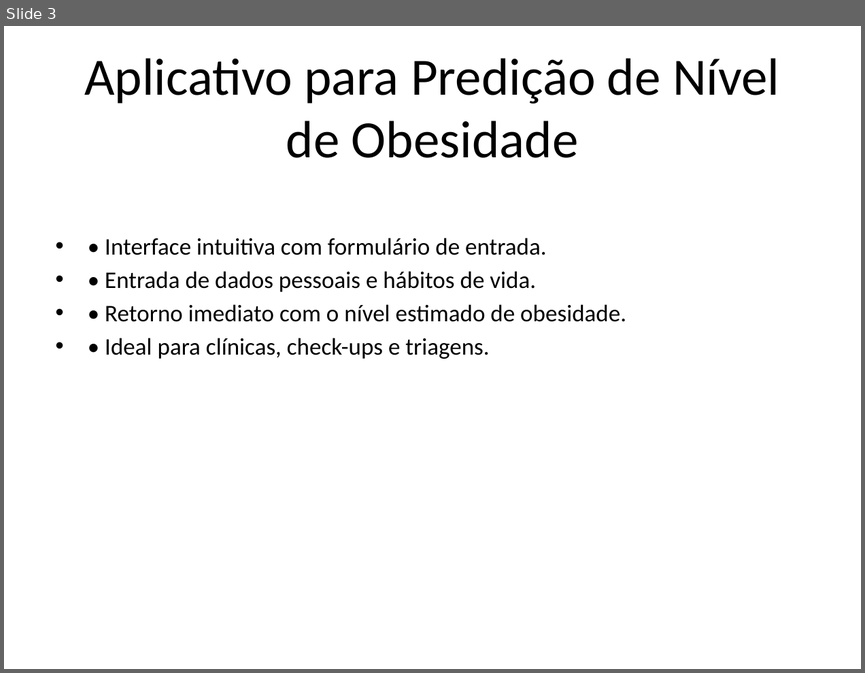
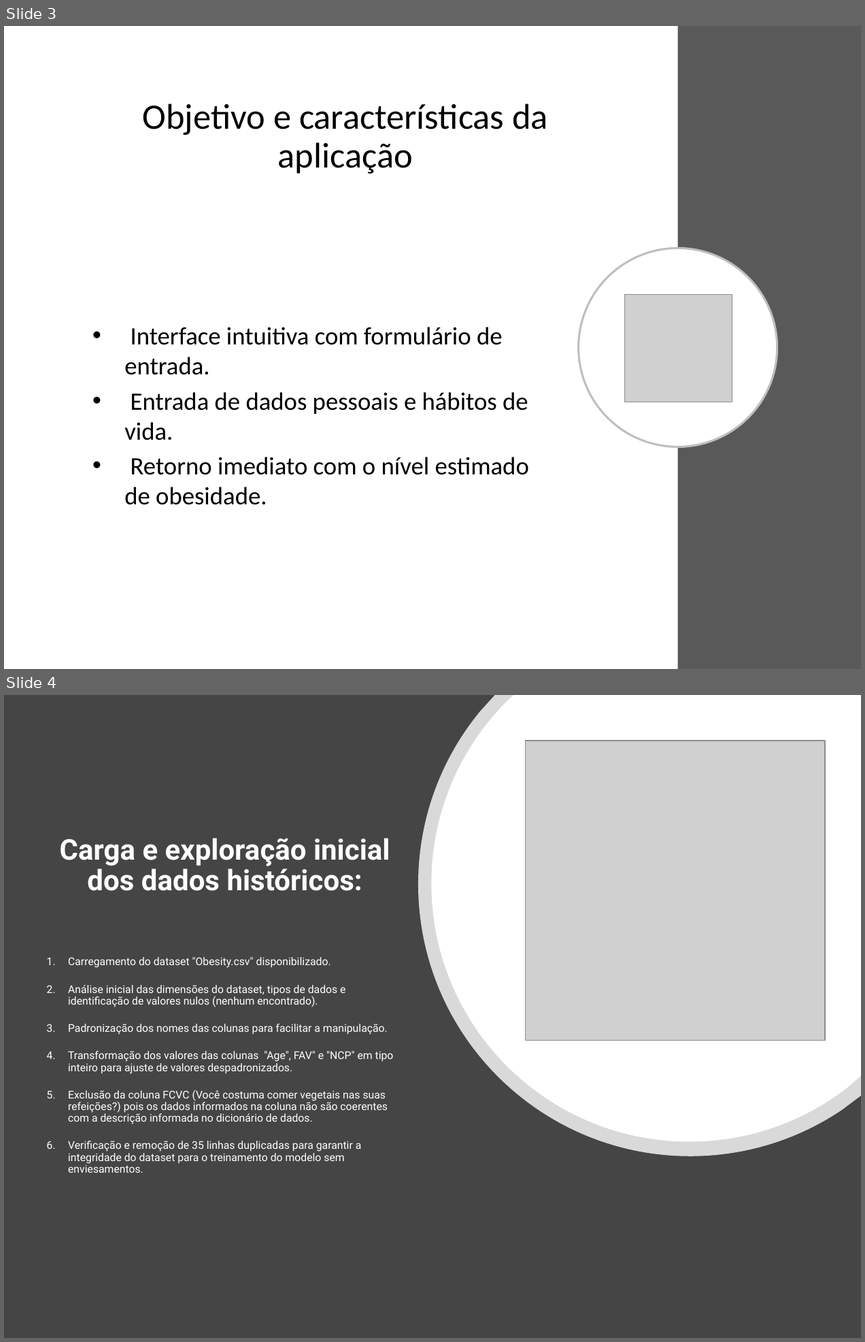
Before and after one commit to Naiderossi/Tech4, a slide deck: Apresentacao_TechChallenge_Obesidade.pptx. Shown one above the other, each under a label of ours: slide 3 before the commit, slides 3 and 4 after it. The pictures are 865x673 and 865x1342 pixels, drawn with LibreOffice and Linux fonts; fonts in the diff are those of the drawing; grey boxes stand for pictures. Boxes give left, top, right and bottom in pixels: in the first picture for what was removed or moved away, otherwise in the second. Text is boxed around its words. In the diff, an @@ line names an element or a change of style, - is before the commit and + after.

```diff
--- a/Apresentacao_TechChallenge_Obesidade.pptx
+++ b/Apresentacao_TechChallenge_Obesidade.pptx
@@ slide 4 added at (x1=4, y1=695, x2=861, y2=1338), background #454545 @@
@@ freeform shape added at (x1=418, y1=695, x2=861, y2=1156), fill #FFFFFF at 80% opacity @@
@@ freeform shape added at (x1=432, y1=695, x2=861, y2=1141), fill #FFFFFF @@
@@ picture added at (x1=525, y1=741, x2=825, y2=1040) @@
@@ title added at (x1=60, y1=838, x2=390, y2=891), 24 pt, text #FFFFFF, bold @@
+Carga e exploração inicial dos dados históricos:
@@ text added at (x1=68, y1=957, x2=394, y2=1172), 9 pt, text #FFFFFF @@
+1. Carregamento do dataset "Obesity.csv" disponibilizado.
+2. Análise inicial das dimensões do dataset, tipos de dados e identificação de valores nulos (nenhum encontrado).
+3. Padronização dos nomes das colunas para facilitar a manipulação.
+4. Transformação dos valores das colunas "Age", FAV" e "NCP" em tipo inteiro para ajuste de valores despadronizados.
+5. Exclusão da coluna FCVC (Você costuma comer vegetais nas suas refeições?) pois os dados informados na coluna não são coerentes com a descrição informada no dicionário de dados.
+6. Verificação e remoção de 35 linhas duplicadas para garantir a integridade do dataset para o treinamento do modelo sem enviesamentos.
@@ slide 3 changed as well @@
@@ rectangle added at (x1=677, y1=26, x2=861, y2=669), fill #595959 @@
@@ title at (x1=143, y1=104, x2=548, y2=174): text changed; size 44 to 30 pt @@
-Aplicativo para Predição de Nível de Obesidade
+Objetivo e características da aplicação
@@ text "Interface intuitiva com formulário de ..." at (x1=124, y1=327, x2=529, y2=505): vertical alignment top to middle @@
@@ ellipse added at (x1=578, y1=248, x2=777, y2=447), fill #FFFFFF, outline #BFBFBF 1.75 pt @@
@@ picture added at (x1=626, y1=294, x2=732, y2=401) @@
@@ text at (x1=124, y1=327, x2=529, y2=505): text changed; size 20 to 21 pt @@
-• • Interface intuitiva com formulário de entrada.
-• • Entrada de dados pessoais e hábitos de vida.
-• • Retorno imediato com o nível estimado de obesidade.
-• • Ideal para clínicas, check-ups e triagens.
+• Interface intuitiva com formulário de entrada.
+• Entrada de dados pessoais e hábitos de vida.
+• Retorno imediato com o nível estimado de obesidade.
```
Also in this commit, not shown: 4 other slides changed, 18 other slides added.
